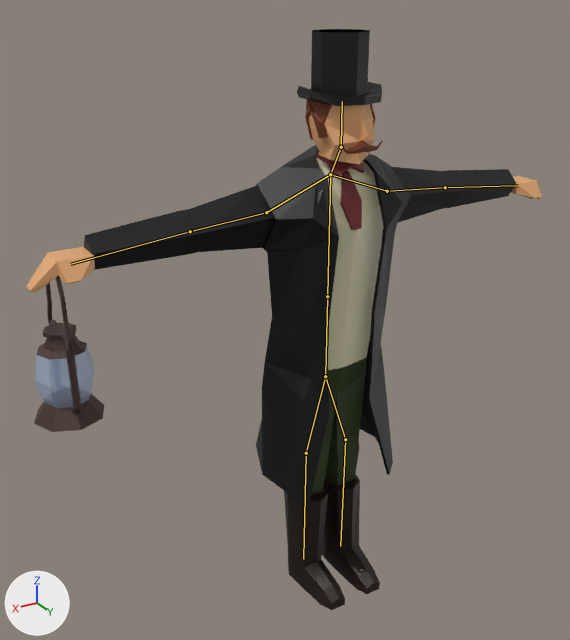
Two versions of the Blender file assets/models/groundskeeper/groundskeeper.blend, one commit apart.
Rendered twice from a camera (50 mm lens) standing at (3.23, 4.77, 4.83) and looking at (0.5, 0.21, 2.55). The axes (+X, +Y, +Z) are drawn at lower left. The lights are the same throughout. The picture after the commit comes second. The bones that change, and the others that lie on the model, are drawn over the model as lines.

The first picture shows 'CollarAndTie', 'Groundskeeper', 'Hair', 'Hat', 'Jacket', 'Lantern', 'Moustache'.
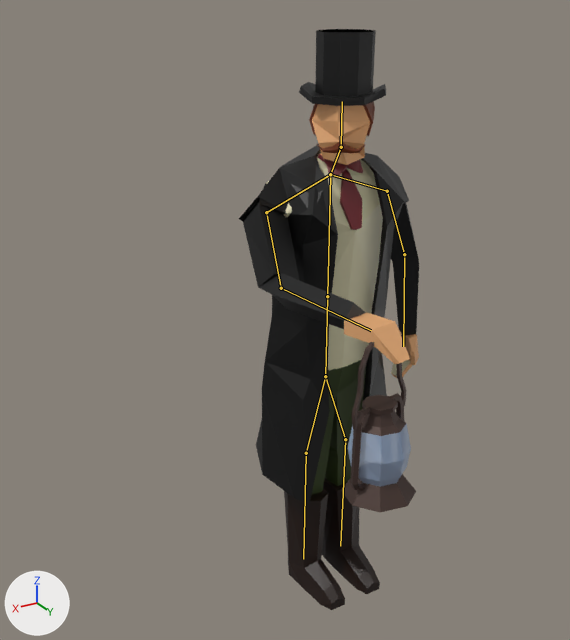
Commit message: groundskeeper animated

The newer file adds an action. The first version stands in its rest pose; the second is drawn at frame 60 of the action 'Idle'.

What the commit changed:
Bone 'Head' (bone_head) turns from (0, 0, 0) to (0, -45, 0) degrees about its own x, y and z.
Bone 'LeftArm' (bone_leftarm) turns from (0, 0, 0) to (3, -3, 64) degrees about its own x, y and z.
Bone 'LeftForearm' (bone_leftforearm) turns from (0, 0, 0) to (1, 0, 16) degrees about its own x, y and z.
Bone 'RightArm' (bone_rightarm) turns from (0, 0, 0) to (-60, -37, -23) degrees about its own x, y and z.
Bone 'RightForearm' (bone_rightforearm) turns from (0, 0, 0) to (-34, -9, 44) degrees about its own x, y and z.

Changed parts and their boxes [x1, y1, x2, y2] in the pictures (570 x 640 px):
'Groundskeeper', posed (66% narrower)
    before: [26, 104, 543, 610]
    after: [243, 104, 419, 610]
'Jacket', posed (10% wider)
    before: [256, 145, 411, 505]
    after: [239, 144, 409, 505]
'Lantern', posed (7% wider, 8% taller)
    before: [34, 275, 104, 432]
    after: [341, 342, 416, 512]
'Hat', posed
    before: [297, 29, 382, 106]
    after: [299, 29, 386, 106]
'CollarAndTie', posed (6% narrower)
    before: [317, 155, 365, 230]
    after: [318, 154, 363, 230]
'Hair', posed
    before: [305, 99, 375, 140]
    after: [309, 101, 375, 136]
'Moustache', posed (14% wider, 13% shorter)
    before: [341, 140, 383, 154]
    after: [317, 141, 365, 153]
bone 'LeftArm', root to tip
    before: (387, 191) to (445, 187)
    after: (387, 191) to (404, 254)
bone 'LeftForearm', root to tip
    before: (445, 187) to (518, 185)
    after: (404, 254) to (403, 346)
bone 'RightArm', root to tip
    before: (266, 212) to (190, 231)
    after: (266, 212) to (281, 288)
bone 'RightForearm', root to tip
    before: (190, 231) to (70, 264)
    after: (281, 288) to (371, 330)
